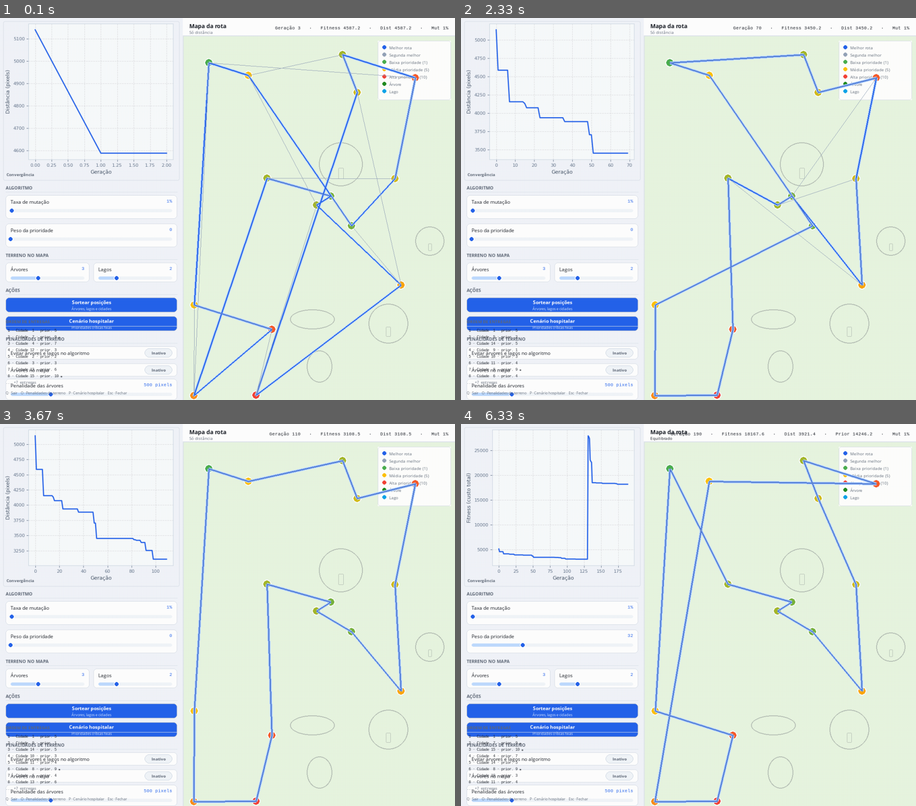
Above: before the commit, frames 1-4 (two rows, left to right).
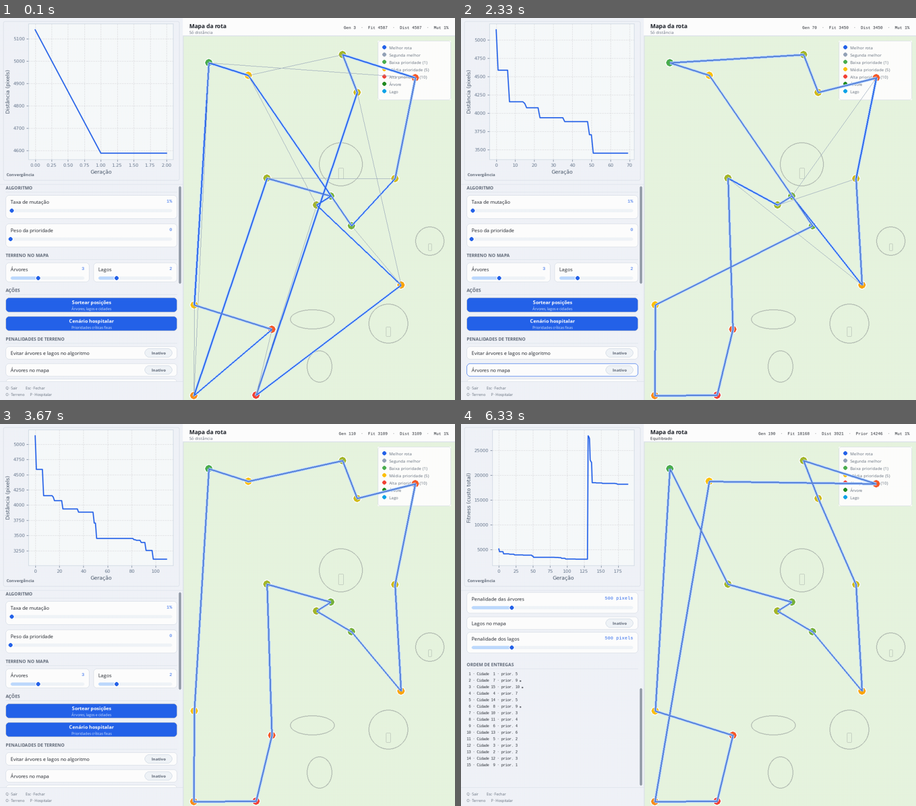
Above: after the commit, the same moments.

Repository: edvansanchoo/genetic_algorithm_tsp-main
Game: pygame game, started from main.py
Same seed, same stepped clock (60 frames per second), same inputs: the game is played once before the commit and once after it.
Inputs (mouse positions are in pixels of both pictures, inside the frame that each line leads up to):
- Up to frame 1 (0.1 s): no input
- Up to frame 2 (2.33 s): press the mouse at (552, 186) at 0.37 s; move the mouse to (547, 243) at 0.47 s; release the mouse at (547, 300) at 0.6 s; press the mouse at (638, 281) at 1.2 s; move the mouse to (724, 277) at 1.3 s; release the mouse at (806, 270) at 1.43 s; press the mouse at (552, 155) at 2.03 s; move the mouse to (533, 178) at 2.13 s; release the mouse at (520, 197) at 2.27 s
- Up to frame 3 (3.67 s): press the mouse at (91, 561) at 2.37 s; move the mouse to (145, 572) at 2.47 s; release the mouse at (200, 580) at 2.6 s; press the mouse at (91, 592) at 2.7 s; move the mouse to (150, 530) at 2.8 s; release the mouse at (204, 473) at 2.93 s; press the mouse at (91, 592) at 3.03 s; move the mouse to (182, 550) at 3.13 s; release the mouse at (268, 508) at 3.27 s; press the mouse at (177, 687) at 3.37 s; move the mouse to (222, 641) at 3.47 s; release the mouse at (263, 592) at 3.6 s
- Up to frame 4 (6.33 s): press the mouse at (552, 561) at 3.7 s; move the mouse to (574, 595) at 3.8 s; release the mouse at (592, 630) at 3.93 s; press the mouse at (638, 641) at 4.03 s; move the mouse to (674, 572) at 4.13 s; release the mouse at (711, 508) at 4.27 s; press the mouse at (552, 649) at 4.37 s; move the mouse to (538, 653) at 4.47 s; release the mouse at (524, 653) at 4.6 s; press the mouse at (638, 641) at 4.7 s; move the mouse to (592, 622) at 4.8 s; release the mouse at (542, 607) at 4.93 s; press the mouse at (552, 561) at 5.03 s; move the mouse to (706, 641) at 5.13 s; release the mouse at (856, 725) at 5.27 s; press the mouse at (552, 542) at 5.37 s; move the mouse to (620, 595) at 5.47 s; release the mouse at (688, 649) at 5.6 s; press the mouse at (552, 542) at 5.7 s; move the mouse to (561, 637) at 5.8 s; release the mouse at (574, 733) at 5.93 s; press the mouse at (638, 641) at 6.03 s; move the mouse to (702, 691) at 6.13 s; release the mouse at (761, 744) at 6.27 s

The runs differ from the first frame. In frame 1, 1.1% of the frame differs, in the area x 1-99%, y 1-100%; in frame 2, 1.3%; in frame 3, 1.1%; in frame 4, 5.5%.

Commit message:
fix: add scrollable sidebar to prevent UI text overlap.
SidebarScrollView scrolls controls and delivery order below the chart;
abbreviate map header metrics and split footer into two lines.

Co-authored-by: Cursor <cursoragent@cursor.com>

Diff:
--- a/traveling_salesman_problem/config/application_settings.py
+++ b/traveling_salesman_problem/config/application_settings.py
@@ -36,6 +36,23 @@
         return VisualTheme.plot_height + VisualTheme.control_gap
 
     @property
+    def scroll_viewport_top(self) -> int:
+        return self.controls_top_position
+
+    @property
+    def scroll_viewport_height(self) -> int:
+        return (
+            self.window_height
+            - self.scroll_viewport_top
+            - VisualTheme.sidebar_footer_height
+            - VisualTheme.control_gap
+        )
+
+    @property
+    def sidebar_footer_y(self) -> int:
+        return self.window_height - VisualTheme.sidebar_footer_height
+
+    @property
     def map_minimum_x(self) -> int:
         return self.plot_horizontal_offset + self.map_margin
 
--- a/traveling_salesman_problem/config/visual_theme.py
+++ b/traveling_salesman_problem/config/visual_theme.py
@@ -9,6 +9,8 @@
     control_gap: int = 10
     section_gap: int = 16
     row_height: int = 32
+    sidebar_footer_height: int = 36
+    scrollbar_width: int = 6
 
     background_application = (248, 249, 252)
     background_sidebar = (241, 244, 249)
--- a/traveling_salesman_problem/simulation/pygame_application.py
+++ b/traveling_salesman_problem/simulation/pygame_application.py
@@ -22,6 +22,72 @@
     draw_route_paths,
     draw_terrain_features,
 )
+from traveling_salesman_problem.visualization.sidebar_scroll import SidebarScrollView
+
+
+def _draw_scrollable_sidebar(
+    simulation: SimulationState,
+    sidebar_scroll: SidebarScrollView,
+    visit_order: list[tuple[int, int, int]],
+    controls_width: int,
+) -> None:
+    content_surface = sidebar_scroll.content_surface
+
+    draw_section_header(
+        content_surface,
+        VisualTheme.control_margin,
+        simulation.section_algorithm_y,
+        controls_width,
+        "Algoritmo",
+    )
+    simulation.mutation_slider.draw(content_surface)
+    simulation.priority_weight_slider.draw(content_surface)
+
+    draw_section_header(
+        content_surface,
+        VisualTheme.control_margin,
+        simulation.section_quantity_y,
+        controls_width,
+        "Terreno no mapa",
+    )
+    simulation.tree_count_slider.draw(content_surface)
+    simulation.lake_count_slider.draw(content_surface)
+
+    draw_section_header(
+        content_surface,
+        VisualTheme.control_margin,
+        simulation.section_actions_y,
+        controls_width,
+        "Ações",
+    )
+    simulation.regenerate_positions_button.draw(content_surface)
+    simulation.hospital_preset_button.draw(content_surface)
+
+    draw_section_header(
+        content_surface,
+        VisualTheme.control_margin,
+        simulation.section_terrain_y,
+        controls_width,
+        "Penalidades de terreno",
+    )
+    simulation.terrain_control_panel.draw(content_surface)
+
+    delivery_section_y = simulation.delivery_order_section_y
+    draw_section_header(
+        content_surface,
+        VisualTheme.control_margin,
+        delivery_section_y,
+        controls_width,
+        "Ordem de entregas",
+    )
+    draw_delivery_order_panel(
+        content_surface,
+        visit_order,
+        VisualTheme.control_margin,
+        delivery_section_y + 26,
+        controls_width,
+        draw_title=False,
+    )
 
 
 def run_application(settings=None) -> None:
@@ -36,15 +102,32 @@
     simulation = SimulationState(settings=settings)
     simulation.initialize()
 
+    sidebar_scroll = SidebarScrollView(
+        viewport_top=settings.scroll_viewport_top,
+        viewport_height=settings.scroll_viewport_height,
+        content_width=settings.plot_horizontal_offset - VisualTheme.scrollbar_width - 8,
+    )
+
     is_running = True
     while is_running:
         for event in pygame.event.get():
-            simulation.handle_control_events(event)
+            if sidebar_scroll.handle_event(event):
+                continue
+
             if event.type == pygame.QUIT:
                 is_running = False
             elif event.type == pygame.KEYDOWN:
                 if event.key in (pygame.K_q, pygame.K_ESCAPE):
                     is_running = False
+                else:
+                    simulation.handle_control_events(event)
+            elif event.type in (
+                pygame.MOUSEBUTTONDOWN,
+                pygame.MOUSEBUTTONUP,
+                pygame.MOUSEMOTION,
+            ):
+                if sidebar_scroll.is_mouse_in_viewport(event.pos):
+                    simulation.handle_control_events(sidebar_scroll.translate_event(event))
 
         simulation.update_terrain_counts_if_changed()
 
@@ -57,6 +140,15 @@
             best_weighted_priority,
         ) = simulation.run_one_generation()
 
+        visit_order = build_delivery_visit_order(
+            best_route,
+            simulation.city_coordinates,
+            simulation.city_priorities,
+        )
+        sidebar_scroll.set_content_height(
+            simulation.calculate_scrollable_content_height(len(visit_order))
+        )
+
         vertical_axis_label = (
             "Fitness (custo total)"
             if simulation.priority_weight > 0
@@ -73,46 +165,9 @@
         )
 
         controls_width = settings.plot_horizontal_offset - 2 * VisualTheme.control_margin
-
-        draw_section_header(
-            screen,
-            VisualTheme.control_margin,
-            simulation.section_algorithm_y,
-            controls_width,
-            "Algoritmo",
-        )
-        simulation.mutation_slider.draw(screen)
-        simulation.priority_weight_slider.draw(screen)
-
-        draw_section_header(
-            screen,
-            VisualTheme.control_margin,
-            simulation.section_quantity_y,
-            controls_width,
-            "Terreno no mapa",
-        )
-        simulation.tree_count_slider.draw(screen)
-        simulation.lake_count_slider.draw(screen)
-
-        draw_section_header(
-            screen,
-            VisualTheme.control_margin,
-            simulation.section_actions_y,
-            controls_width,
-            "Ações",
-        )
-        simulation.regenerate_positions_button.draw(screen)
-        simulation.hospital_preset_button.draw(screen)
-
-        draw_section_header(
-            screen,
-            VisualTheme.control_margin,
-            simulation.section_terrain_y,
-            controls_width,
-            "Penalidades de terreno",
-        )
-        simulation.terrain_control_panel.draw(screen)
-        draw_sidebar_footer(screen, settings.window_height - 24)
+        _draw_scrollable_sidebar(simulation, sidebar_scroll, visit_order, controls_width)
+        sidebar_scroll.blit_to_screen(screen)
+        draw_sidebar_footer(screen, settings.sidebar_footer_y)
 
         draw_map_header(
             screen,
@@ -132,19 +187,6 @@
             VisualTheme.map_header_height + 12,
         )
 
-        visit_order = build_delivery_visit_order(
-            best_route,
-            simulation.city_coordinates,
-            simulation.city_priorities,
-        )
-        draw_delivery_order_panel(
-            screen,
-            visit_order,
-            VisualTheme.control_margin,
-            settings.window_height - 200,
-            controls_width,
-        )
-
         draw_terrain_features(screen, simulation.terrain_features)
         draw_cities(
             screen,
--- a/traveling_salesman_problem/simulation/simulation_state.py
+++ b/traveling_salesman_problem/simulation/simulation_state.py
@@ -77,6 +77,16 @@
     @property
     def priority_weight(self) -> float:
         return self.priority_weight_slider.value
+
+    @property
+    def delivery_order_section_y(self) -> int:
+        terrain_panel_y = self.section_terrain_y + 26
+        return terrain_panel_y + self.terrain_control_panel.height + 12
+
+    def calculate_scrollable_content_height(self, delivery_row_count: int) -> int:
+        delivery_panel_y = self.delivery_order_section_y + 26
+        delivery_panel_height = 18 + 6 + delivery_row_count * 16 + 20
+        return delivery_panel_y + delivery_panel_height
 
     def initialize(self) -> None:
         settings = self.settings
@@ -118,7 +128,7 @@
         controls_width = settings.plot_horizontal_offset - 2 * VisualTheme.control_margin
         half_width = (controls_width - VisualTheme.control_gap) // 2
 
-        self.section_algorithm_y = settings.controls_top_position
+        self.section_algorithm_y = 0
         mutation_y = self.section_algorithm_y + 26
         priority_weight_y = mutation_y + settings.mutation_slider_height + 12
         self.section_quantity_y = priority_weight_y + settings.mutation_slider_height + 12
--- a/traveling_salesman_problem/visualization/application_layout.py
+++ b/traveling_salesman_problem/visualization/application_layout.py
@@ -112,7 +112,7 @@
     )
 
     title_font = get_user_interface_font(15, bold=True)
-    statistics_font = get_monospace_font(13)
+    statistics_font = get_monospace_font(11)
     muted_font = get_user_interface_font(11)
 
     screen.blit(
@@ -139,15 +139,20 @@
     )
 
     statistics_parts = [
-        f"Geração {generation_number}",
-        f"Fitness {best_fitness:.1f}",
-        f"Dist {best_distance:.1f}",
+        f"Gen {generation_number}",
+        f"Fit {best_fitness:.0f}",
+        f"Dist {best_distance:.0f}",
     ]
     if priority_weight > 0:
-        statistics_parts.append(f"Prior {weighted_priority_penalty:.1f}")
+        statistics_parts.append(f"Prior {weighted_priority_penalty:.0f}")
     statistics_parts.append(f"Mut {mutation_percentage:.0f}%")
-    statistics_text = "   ·   ".join(statistics_parts)
+    statistics_text = "  ·  ".join(statistics_parts)
     statistics_surface = statistics_font.render(statistics_text, True, VisualTheme.text_primary)
+    max_statistics_width = window_width - map_start_x - 32
+    if statistics_surface.get_width() > max_statistics_width:
+        while statistics_surface.get_width() > max_statistics_width and len(statistics_text) > 0:
+            statistics_text = statistics_text[:-1]
+        statistics_surface = statistics_font.render(f"{statistics_text}…", True, VisualTheme.text_primary)
     statistics_rectangle = statistics_surface.get_rect(
         midright=(window_width - 16, VisualTheme.map_header_height // 2 + 2),
     )
@@ -160,39 +165,33 @@
     position_x: int,
     position_y: int,
     width: int,
-    maximum_visible_rows: int = 8,
+    maximum_visible_rows: int | None = None,
+    draw_title: bool = True,
 ) -> int:
-    header_font = get_user_interface_font(11, bold=True)
+    visible_rows = len(visit_order) if maximum_visible_rows is None else maximum_visible_rows
     row_font = get_monospace_font(10)
-    screen.blit(
-        header_font.render("ORDEM DE ENTREGAS", True, VisualTheme.text_muted),
-        (position_x, position_y),
-    )
-    current_y = position_y + 18
-    pygame.draw.line(
-        screen,
-        VisualTheme.divider,
-        (position_x, current_y),
-        (position_x + width, current_y),
-        1,
-    )
-    current_y += 6
-
-    for position, city_number, priority in visit_order[:maximum_visible_rows]:
+    current_y = position_y
+
+    if draw_title:
+        header_font = get_user_interface_font(11, bold=True)
+        screen.blit(
+            header_font.render("ORDEM DE ENTREGAS", True, VisualTheme.text_muted),
+            (position_x, current_y),
+        )
+        current_y += 18
+        pygame.draw.line(
+            screen,
+            VisualTheme.divider,
+            (position_x, current_y),
+            (position_x + width, current_y),
+            1,
+        )
+        current_y += 6
+
+    for position, city_number, priority in visit_order[:visible_rows]:
         critical_marker = " ★" if priority >= 8 else ""
         line = f"{position:2d} · Cidade {city_number:2d} · prior. {priority}{critical_marker}"
         screen.blit(row_font.render(line, True, VisualTheme.text_primary), (position_x, current_y))
-        current_y += 16
-
-    if len(visit_order) > maximum_visible_rows:
-        screen.blit(
-            row_font.render(
-                f"... +{len(visit_order) - maximum_visible_rows} entregas",
-                True,
-                VisualTheme.text_muted,
-            ),
-            (position_x, current_y),
-        )
         current_y += 16
 
     return current_y + 4
@@ -243,8 +242,13 @@
     position_y: int,
 ) -> None:
     hint_font = get_user_interface_font(10)
-    hints = "Q · Sair    O · Penalidades de terreno    P · Cenário hospitalar    Esc · Fechar"
-    screen.blit(
-        hint_font.render(hints, True, VisualTheme.text_muted),
+    first_line = "Q · Sair          Esc · Fechar"
+    second_line = "O · Terreno       P · Hospitalar"
+    screen.blit(
+        hint_font.render(first_line, True, VisualTheme.text_muted),
         (VisualTheme.control_margin, position_y),
     )
+    screen.blit(
+        hint_font.render(second_line, True, VisualTheme.text_muted),
+        (VisualTheme.control_margin, position_y + 16),
+    )
--- /dev/null
+++ b/traveling_salesman_problem/visualization/sidebar_scroll.py
@@ -0,0 +1,167 @@
+"""Viewport scrollável para a sidebar abaixo do gráfico de convergência."""
+
+from __future__ import annotations
+
+import pygame
+
+from traveling_salesman_problem.config.visual_theme import VisualTheme
+
+
+class SidebarScrollView:
+    SCROLL_STEP = 40
+    MIN_THUMB_HEIGHT = 24
+
+    def __init__(
+        self,
+        viewport_top: int,
+        viewport_height: int,
+        content_width: int,
+    ) -> None:
+        self.viewport_top = viewport_top
+        self.viewport_height = viewport_height
+        self.content_width = content_width
+        self.scroll_offset = 0.0
+        self.content_height = 0
+        self._content_surface: pygame.Surface | None = None
+        self._is_dragging_thumb = False
+        self._drag_anchor_offset = 0.0
+
+    @property
+    def max_scroll(self) -> float:
+        return max(0.0, float(self.content_height - self.viewport_height))
+
+    @property
+    def content_surface(self) -> pygame.Surface:
+        if self._content_surface is None:
+            raise RuntimeError("SidebarScrollView content surface not initialized")
+        return self._content_surface
+
+    def set_content_height(self, height: int) -> None:
+        self.content_height = max(height, self.viewport_height)
+        self._content_surface = pygame.Surface((self.content_width, self.content_height))
+        self._content_surface.fill(VisualTheme.background_sidebar)
+        self.clamp_scroll()
+
+    def clamp_scroll(self) -> None:
+        self.scroll_offset = max(0.0, min(self.scroll_offset, self.max_scroll))
+
+    def is_mouse_in_viewport(self, position: tuple[int, int]) -> bool:
+        mouse_x, mouse_y = position
+        if mouse_x >= VisualTheme.sidebar_width - VisualTheme.scrollbar_width:
+            return False
+        return self.viewport_top <= mouse_y < self.viewport_top + self.viewport_height
+
+    def translate_position(self, position: tuple[int, int]) -> tuple[int, int]:
+        mouse_x, mouse_y = position
+        content_y = int(mouse_y - self.viewport_top + self.scroll_offset)
+        return mouse_x, content_y
+
+    def translate_event(self, event: pygame.event.Event) -> pygame.event.Event:
+        if not hasattr(event, "pos"):
+            return event
+        translated_position = self.translate_position(event.pos)
+        event_dict = event.dict.copy()
+        event_dict["pos"] = translated_position
+        return pygame.event.Event(event.type, event_dict)
+
+    def _track_rectangle(self) -> pygame.Rect:
+        track_x = VisualTheme.sidebar_width - VisualTheme.scrollbar_width - 4
+        return pygame.Rect(track_x, self.viewport_top + 4, VisualTheme.scrollbar_width, self.viewport_height - 8)
+
+    def _thumb_rectangle(self) -> pygame.Rect:
+        track = self._track_rectangle()
+        if self.content_height <= self.viewport_height:
+            return pygame.Rect(track.x, track.y, track.width, track.height)
+
+        thumb_height = max(
+            self.MIN_THUMB_HEIGHT,
+            int(track.height * self.viewport_height / self.content_height),
+        )
+        scrollable_track = track.height - thumb_height
+        thumb_ratio = 0.0 if self.max_scroll == 0 else self.scroll_offset / self.max_scroll
+        thumb_y = track.y + int(scrollable_track * thumb_ratio)
+        return pygame.Rect(track.x, thumb_y, track.width, thumb_height)
+
+    def _scroll_from_thumb_position(self, thumb_y: int) -> None:
+        track = self._track_rectangle()
+        thumb = self._thumb_rectangle()
+        scrollable_track = track.height - thumb.height
+        if scrollable_track <= 0:
+            self.scroll_offset = 0.0
+            return
+        relative_y = max(0, min(thumb_y - track.y, scrollable_track))
+        self.scroll_offset = (relative_y / scrollable_track) * self.max_scroll
+        self.clamp_scroll()
+
+    def handle_event(self, event: pygame.event.Event) -> bool:
+        if event.type == pygame.MOUSEWHEEL:
+            if self.is_mouse_in_viewport(pygame.mouse.get_pos()):
+                self.scroll_offset -= event.y * self.SCROLL_STEP
+                self.clamp_scroll()
+                return True
+            return False
+
+        if event.type == pygame.MOUSEBUTTONDOWN and event.button == 1:
+            thumb_rectangle = self._thumb_rectangle()
+            if thumb_rectangle.collidepoint(event.pos):
+                self._is_dragging_thumb = True
+                self._drag_anchor_offset = event.pos[1] - thumb_rectangle.y
+                return True
+            track_rectangle = self._track_rectangle()
+            if track_rectangle.collidepoint(event.pos) and self.max_scroll > 0:
+                new_thumb_y = event.pos[1] - self._thumb_rectangle().height // 2
+                self._scroll_from_thumb_position(new_thumb_y)
+                return True
+            return False
+
+        if event.type == pygame.MOUSEBUTTONUP and event.button == 1:
+            if self._is_dragging_thumb:
+                self._is_dragging_thumb = False
+                return True
+            return False
+
+        if event.type == pygame.MOUSEMOTION and self._is_dragging_thumb:
+            new_thumb_y = event.pos[1] - self._drag_anchor_offset
+            self._scroll_from_thumb_position(new_thumb_y)
+            return True
+
+        return False
+
+    def blit_to_screen(self, screen: pygame.Surface) -> None:
+        if self._content_surface is None:
+            return
+
+        source_y = int(self.scroll_offset)
+        visible_height = min(self.viewport_height, self.content_height - source_y)
+        if visible_height <= 0:
+            return
+
+        source_rectangle = pygame.Rect(0, source_y, self.content_width, visible_height)
+        destination_rectangle = pygame.Rect(0, self.viewport_top, self.content_width, visible_height)
+        screen.blit(self._content_surface, destination_rectangle, source_rectangle)
+
+        pygame.draw.line(
+            screen,
+            VisualTheme.divider,
+            (0, self.viewport_top - 1),
+            (VisualTheme.sidebar_width, self.viewport_top - 1),
+            1,
+        )
+        pygame.draw.line(
+            screen,
+            VisualTheme.divider,
+            (0, self.viewport_top + self.viewport_height),
+            (VisualTheme.sidebar_width, self.viewport_top + self.viewport_height),
+            1,
+        )
+
+        self._draw_scrollbar(screen)
+
+    def _draw_scrollbar(self, screen: pygame.Surface) -> None:
+        if self.content_height <= self.viewport_height:
+            return
+
+        track = self._track_rectangle()
+        thumb = self._thumb_rectangle()
+        pygame.draw.rect(screen, VisualTheme.neutral_background, track, border_radius=3)
+        pygame.draw.rect(screen, VisualTheme.neutral, thumb, border_radius=3)
